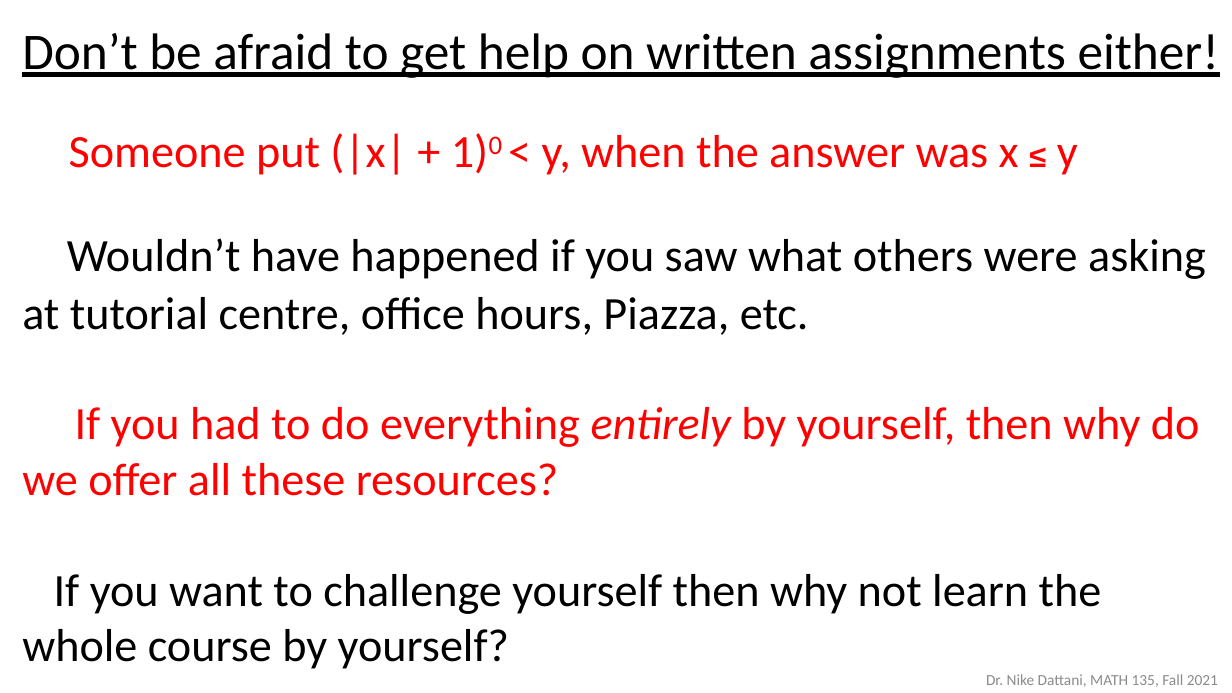
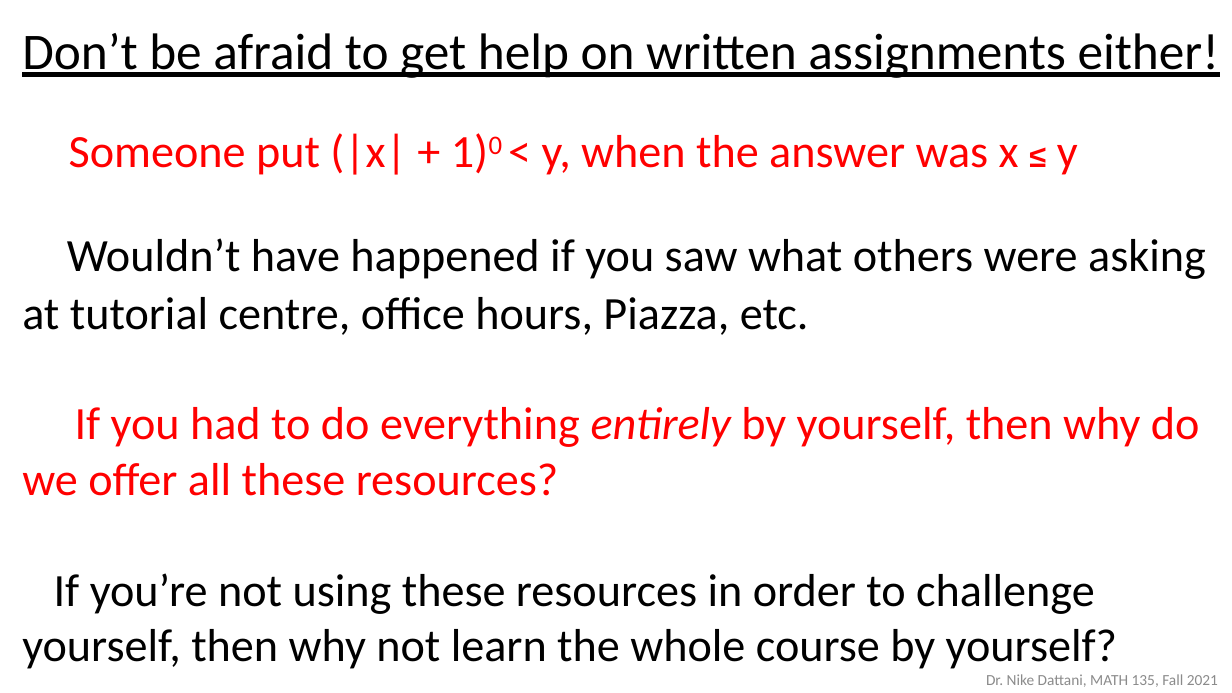
Before and after one commit to ndattani/Lecture_Notes, a slide deck: slide 5 of University_of_Waterloo/Fall_2021/MATH135/UW_Fall2021_MATH135_Lecture8.pptx. Drawn at 1232x693 pixels with LibreOffice and Linux fonts; fonts in the diff are those of the drawing. Boxes give left, top, right and bottom in pixels: in the first picture for what was removed or moved away, otherwise in the second. Text is boxed around its words. In the diff, an @@ line names an element or a change of style, - is before the commit and + after.

```diff
--- a/University_of_Waterloo/Fall_2021/MATH135/UW_Fall2021_MATH135_Lecture8.pptx
+++ b/University_of_Waterloo/Fall_2021/MATH135/UW_Fall2021_MATH135_Lecture8.pptx
@@ text at (22, 573, 1117, 669): text changed @@
-If you want to challenge yourself then why not learn the whole course by yourself?
+If you’re not using these resources in order to challenge yourself, then why not learn the whole course by yourself?
```
Also in this commit, not shown: 5 slides removed, 5 other files.
